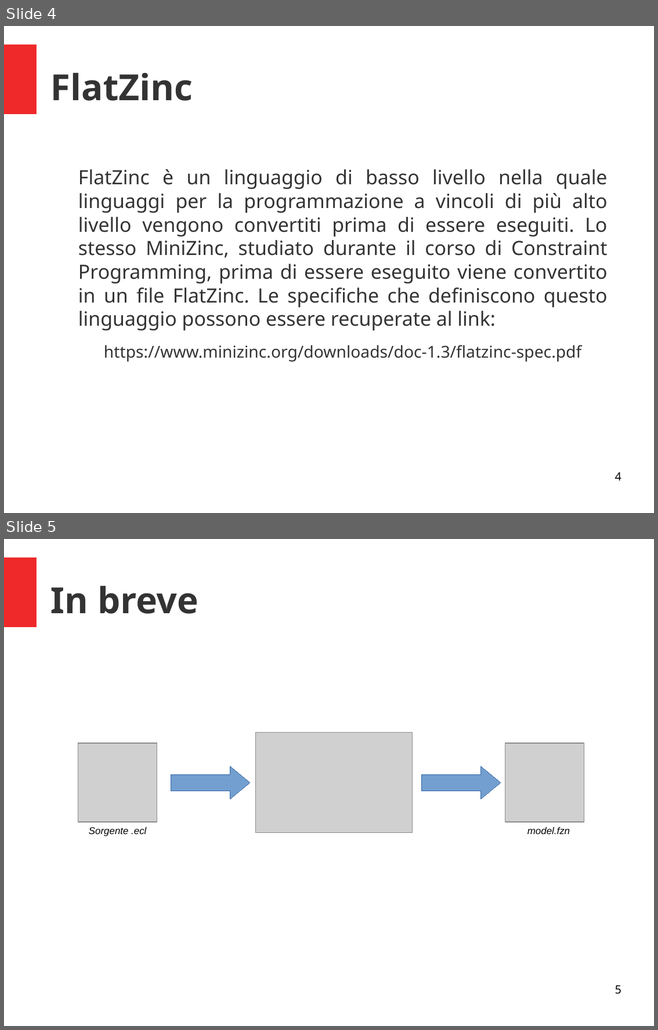
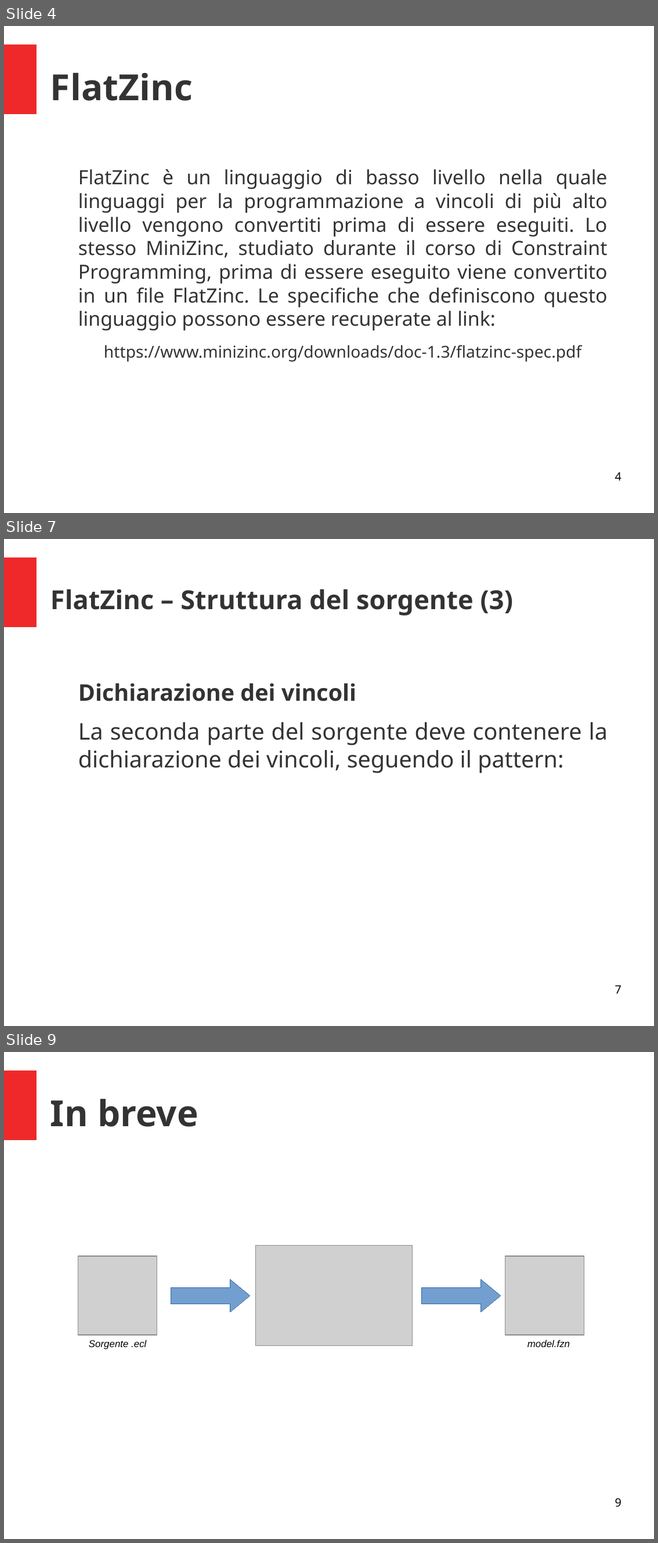
Before and after one commit to padovanl/eclipse2flatzinc, a slide deck: presentazione.odp. Shown one above the other, each under a label of ours: slides 4 and 5 before the commit, slides 4, 7 and 9 after it; the slides between them are not shown. The pictures are 658x1030 and 658x1543 pixels, drawn with LibreOffice and Linux fonts; fonts in the diff are those of the drawing; grey boxes stand for pictures. Boxes give left, top, right and bottom in pixels: in the first picture for what was removed or moved away, otherwise in the second. Text is boxed around its words. In the diff, an @@ line names an element or a change of style, - is before the commit and + after.

```diff
--- a/presentazione.odp
+++ b/presentazione.odp
@@ slide 7 added at (4,539,654,1026), background #FFFFFF; not listed: 1 template element that a slide beside it also shows @@
@@ title added at (50,589,513,616), 32 pt, text #333333, bold @@
+FlatZinc – Struttura del sorgente (3)
@@ text added at (78,683,607,773), 28 pt, text #333333 @@
+Dichiarazione dei vincoli
+La seconda parte del sorgente deve contenere la dichiarazione dei vincoli, seguendo il pattern:
@@ page number added at (615,986,621,994), 14 pt, text #000000 @@
+7
@@ what was slide 5 is now slide 9 @@
@@ page number at (615,1498,621,1507): text changed @@
-5
+9
```
Also in this commit, not shown: 3 other slides added, 1 other file.
